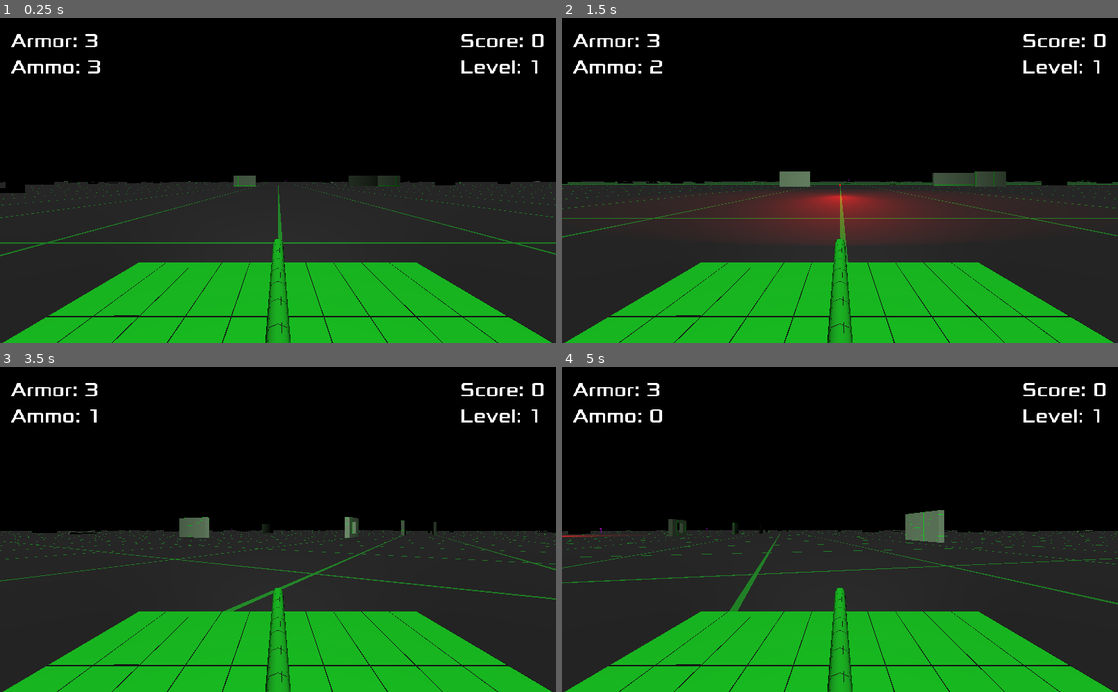
Above: before the commit, frames 1-4 (two rows, left to right).
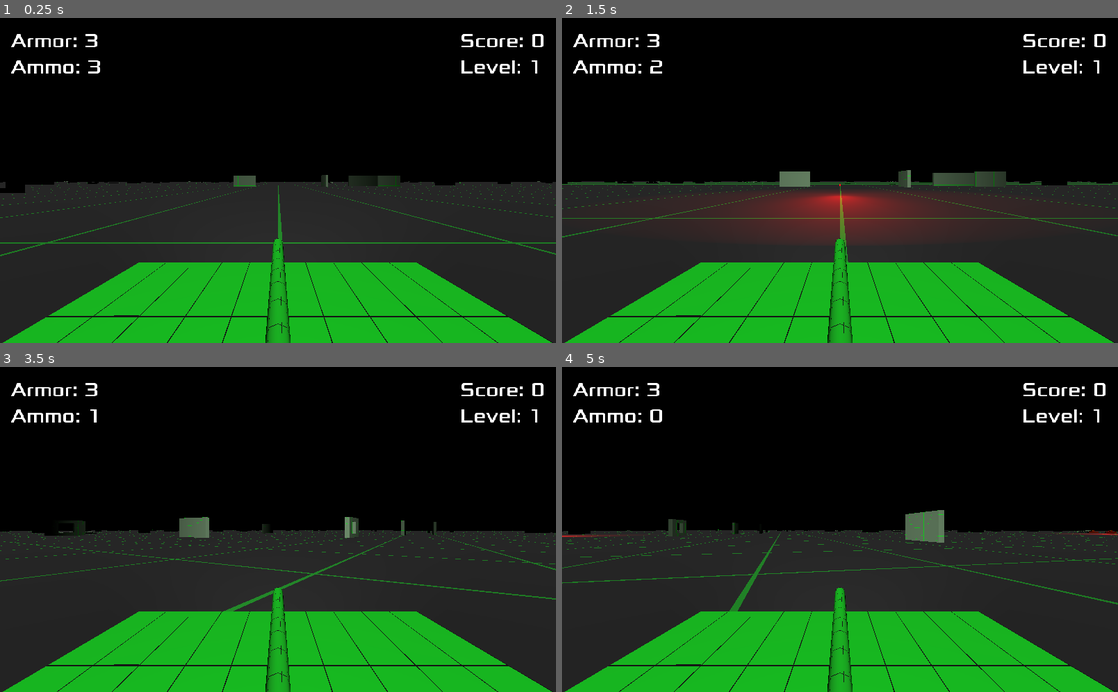
Above: after the commit, the same moments.

Repository: Kromey/spectre
Game: Godot game, scene res://Main.tscn
Two runs of this game, one before a commit and one after it. Both use one fixed random seed, a clock stepped at 60 frames per second and the inputs below.
Inputs:
- Up to frame 1 (0.25 s): no input
- Up to frame 2 (1.5 s): hold Space (action_shoot) 0.53-1.28 s; hold W (movement_forward) from 0.53 s (still down); tap Space (action_shoot) at 1.35 s
- Up to frame 3 (3.5 s): release W (movement_forward) at 2.03 s; hold Space (action_shoot) 2.03-2.78 s; hold A (movement_left) from 2.03 s (still down); tap Space (action_shoot) at 2.85 s
- Up to frame 4 (5 s): release A (movement_left) at 3.53 s; hold S (movement_backward) 3.53-4.28 s; hold Space (action_shoot) 3.53-4.28 s; hold D (movement_right) from 4.28 s (still down); tap Space (action_shoot) at 4.35 s

The runs differ from the first frame. In frame 1, less than 0.1% of the frame differs, in the area x 51-100%, y 48-52%; in frame 2, 0.1%; in frame 3, 0.2%, in the area x 0-99%, y 47-52%; in frame 4, less than 0.1%.

Commit message:
Tank spawning rewritten
Tanks now spawn in groups around flags, plus a handful of roaming tanks placed randomly around the level

Diff:
--- a/Main.gd
+++ b/Main.gd
@@ -26,7 +26,8 @@
 	var rng = RandomNumberGenerator.new()
 	rng.randomize()
 
-	for _i in 200:
+	var num_walls = 0
+	while num_walls < 250:
 		var x = rng.randi_range(-90, 90)
 		var z = rng.randi_range(-90, 90)
 		var r = rng.randi_range(0, 1) * PI / 2
@@ -37,34 +38,45 @@
 		var wall = Walls[i].instance()
 		wall.translate(Vector3(x, 0, z))
 		wall.rotate_y(r)
-		add_child(wall)
-
-	for _i in 20:
-		var x = rng.randf_range(75, 90)
-		var z = rng.randf_range(75, 90)
-
-		if rng.randi_range(0, 1) == 1:
-			x = -x
-		if rng.randi_range(0, 1) == 1:
-			z = -z
-
-		var tank = AITank.instance()
-		tank.translate(Vector3(x, 1, z))
-		tank.add_to_group("enemies")
-		add_child(tank)
-		_e = tank.connect("dead", self, "tank_death")
+		if wall.translation.distance_to(player.translation) > 3:
+			add_child(wall)
+			num_walls += 1
+	print("Spawned ", num_walls, " walls")
 
 	for _i in 35:
 		spawn_pickup(ArmorPickup)
 
-	for _i in 5:
+	var num_flags = 0
+	while num_flags < 5:
 		var x = rng.randf_range(-90, 90)
 		var z = rng.randf_range(-90, 90)
 
 		var flag = Flag.instance()
 		flag.translate(Vector3(x, 0, z))
-		add_child(flag)
-		_e = flag.connect("body_entered", self, "_on_flag_pickup", [flag])
+		if flag.translation.distance_to(player.translation) > 50:
+			add_child(flag)
+			_e = flag.connect("body_entered", self, "_on_flag_pickup", [flag])
+			num_flags += 1
+
+			var tanks = rng.randi_range(3, 7)
+			for _t in tanks:
+				spawn_tank(AITank, flag.translation, 0.5, 4.5)
+
+	for _i in 35:
+		spawn_tank(AITank, player.translation, 50, 95)
+
+func spawn_tank(scene, around, min_dist, max_dist):
+	var rng = RandomNumberGenerator.new()
+	rng.randomize()
+
+	var local_pos = Vector3.FORWARD.rotated(Vector3.UP, rng.randf_range(0, 2 * PI))
+	local_pos *= rng.randf_range(min_dist, max_dist)
+
+	var tank = scene.instance()
+	tank.translate(around + local_pos + Vector3.UP)
+	tank.add_to_group("enemies")
+	add_child(tank)
+	var _e = tank.connect("dead", self, "tank_death")
 
 func spawn_pickup(scene):
 	var rng = RandomNumberGenerator.new()
